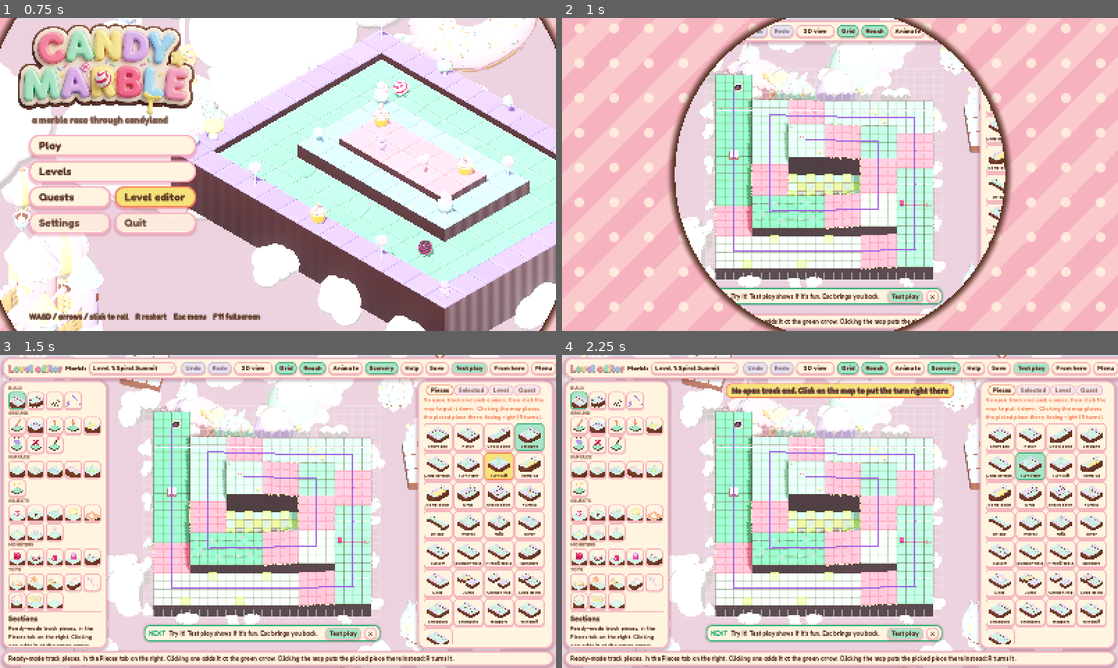
Above: before the commit, frames 1-4 (two rows, left to right).
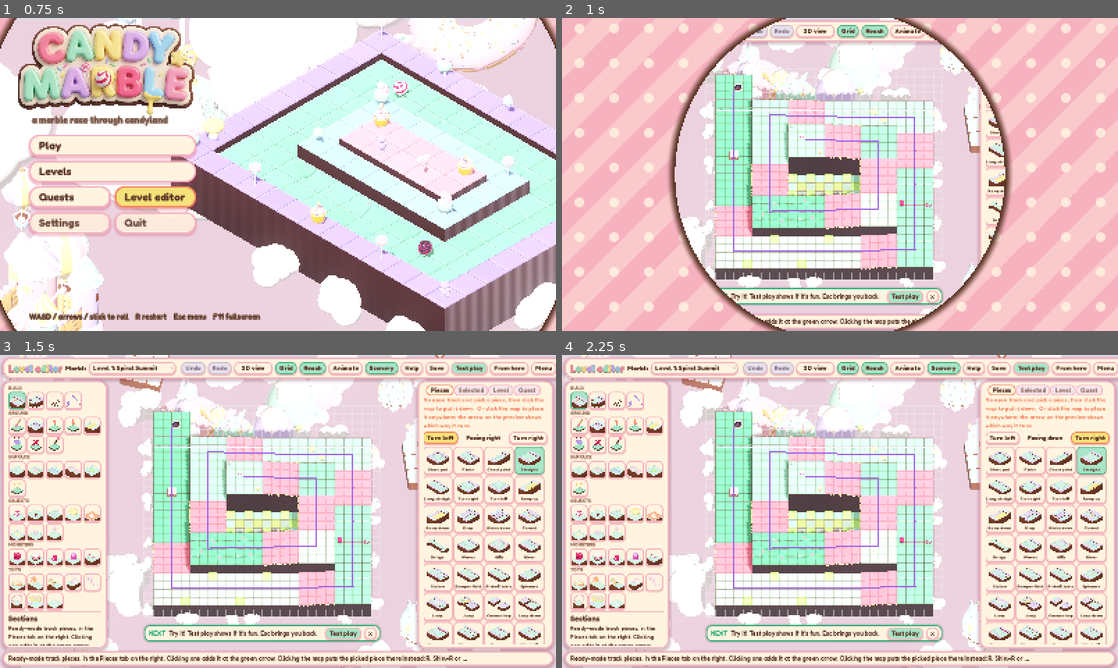
Above: after the commit, the same moments.

Repository: vLX42/candy-marble
Game: Godot game, scene res://scenes/title.tscn
Two runs of this game, one before a commit and one after it. Both use one fixed random seed, a clock stepped at 60 frames per second and the inputs below.
Inputs:
- Up to frame 1 (0.75 s): click "Level editor" at 0.5 s
- Up to frame 2 (1 s): no input
- Up to frame 3 (1.5 s): click "Turn left" at 1.25 s
- Up to frame 4 (2.25 s): click "Turn right" at 2 s

Frame 1 is identical in both runs. In frame 2, 0.7% of the frame differs, in the area x 65-80%, y 27-73%; in frame 3, 10%; in frame 4, 12%, in the area x 29-99%, y 8-98%.

Commit message:
Editor: turn pieces before placing (buttons, R / Shift+R, right click), direction arrow on the preview, overlays drawn double-sided so the preview actually shows

Diff:
--- a/scripts/editor/editor_ui.gd
+++ b/scripts/editor/editor_ui.gd
@@ -45,6 +45,7 @@
 var _tool_name: Label
 var _pieces_note: Label
 var _piece_buttons := {}
+var _facing: Label
 var _probs_box: VBoxContainer
 
 
@@ -313,7 +314,7 @@
 	var right := [
 		["0 - 9", "ground height"],
 		["[ and ]", "brush size"],
-		["R  (Shift+R)", "turn 90 (45) degrees"],
+		["R  (Shift+R)", "turn 90 (45) degrees; pieces: right (left)"],
 		["Shift + click", "place on half tiles"],
 		["Del", "delete the selected thing"],
 		["Ctrl+D", "duplicate it"],
@@ -680,6 +681,17 @@
 	_pieces_note = _label("", true)
 	_pieces_note.add_theme_font_size_override("font_size", 17)
 	box.add_child(_pieces_note)
+	# Turn the piece before clicking it onto the map.
+	var turn := HBoxContainer.new()
+	turn.add_theme_constant_override("separation", 6)
+	box.add_child(turn)
+	turn.add_child(_btn("Turn left", func() -> void: ed.turn_section(-1), "Shift+R"))
+	_facing = _label("")
+	_facing.add_theme_font_override("font", CandyText.FONT_BOLD)
+	_facing.horizontal_alignment = HORIZONTAL_ALIGNMENT_CENTER
+	_facing.size_flags_horizontal = Control.SIZE_EXPAND_FILL
+	turn.add_child(_facing)
+	turn.add_child(_btn("Turn right", func() -> void: ed.turn_section(1), "R or right click"))
 	var g := GridContainer.new()
 	g.columns = 4
 	g.add_theme_constant_override("h_separation", 4)
@@ -709,7 +721,8 @@
 	var dirs := ["right", "down", "left", "up"]
 	_pieces_note.text = ("Click a piece to add it at the green arrow." if has_end
 		else "No open track end: pick a piece, then click the map to put it down.") \
-		+ "  Clicking the map places the picked piece there, facing %s (R turns)." % dirs[ed.section_heading]
+		+ "  Or click the map to place it anywhere; the arrow on the preview shows which way it runs."
+	_facing.text = "Facing %s" % dirs[ed.section_heading]
 	_pieces_note.add_theme_color_override("font_color", Color("#2E8B62") if has_end else Palette.CORAL)
 	for id: String in _piece_buttons:
 		(_piece_buttons[id] as Button).set_pressed_no_signal(ed.tool == "sections" and ed.section_id == id)
--- a/scripts/editor/level_editor.gd
+++ b/scripts/editor/level_editor.gd
@@ -21,7 +21,7 @@
 
 ## [id, label, group, hint]
 const TOOLS := [
-	["sections", "Sections", "Build", "Ready-made track pieces, in the Pieces tab on the right. Clicking one adds it at the green arrow. Clicking the map puts the picked piece there instead; R turns it."],
+	["sections", "Sections", "Build", "Ready-made track pieces, in the Pieces tab on the right. Clicking one adds it at the green arrow. Clicking the map puts the picked piece there instead; R, Shift+R or right click turns it first."],
 	["road", "Road", "Build", "Drag to draw a lane with rails. It keeps the height where you start, opens walls and ramps up or down to meet other ground."],
 	["select", "Select", "Build", "Click a thing to tweak it, drag to move it. Shift snaps to half tiles."],
 	["route", "Path", "Build", "Rival and camera path. Click to add points, right click removes the last."],
@@ -833,6 +833,10 @@
 
 ## Removes whatever is under the cursor (right click).
 func remove_at(tile: Vector2i, f: Vector2) -> void:
+	# With the Sections tool a right click turns the piece instead.
+	if tool == "sections":
+		turn_section(1)
+		return
 	if tool == "route":
 		if not lv.route.is_empty():
 			push_undo()
@@ -934,11 +938,16 @@
 		mark_edited()
 
 
+## Turns the piece that a click would place: +1 clockwise, -1 back.
+func turn_section(dir: int) -> void:
+	section_heading = posmod(section_heading + dir, 4)
+	_update_hover()
+	ui.on_tool_changed()
+
+
 func rotate_selection(step: float = 90.0) -> void:
 	if tool == "sections":
-		section_heading = (section_heading + 1) % 4
-		_update_hover()
-		ui.on_tool_changed()
+		turn_section(1 if step > 0.0 else -1)
 		return
 	var e := selected_extra()
 	if not e.is_empty():
@@ -1592,6 +1601,8 @@
 	m.albedo_color = col
 	m.no_depth_test = on_top
 	m.render_priority = 5 if on_top else 0
+	# Overlays are flat shapes seen from above; never cull their back faces.
+	m.cull_mode = BaseMaterial3D.CULL_DISABLED
 	return m
 
 
@@ -1919,11 +1930,11 @@
 		if v[0] == ".":
 			continue
 		var y: float = (int(v[0]) if v[0].is_valid_int() else res.end[3] if not res.end.is_empty() else tier) * built.step + 0.1
-		var col := Color(Palette.MINT, 0.55)
+		var col := Color("#6FDDB0", 0.72)
 		if not res.ok:
-			col = Color(Palette.RASPBERRY, 0.5)
+			col = Color(Palette.RASPBERRY, 0.65)
 		elif is_ground(c.x, c.y):
-			col = Color(Palette.CORAL, 0.5)
+			col = Color(Palette.CORAL, 0.65)
 		if v[1] in ["S", "G"]:
 			col = Color(Palette.LEMON, 0.8)
 		var x0 := c.x * TILE + 0.06
@@ -1933,6 +1944,20 @@
 		for p in [Vector3(x0, y, z0), Vector3(x1, y, z0), Vector3(x1, y, z1), Vector3(x0, y, z0), Vector3(x1, y, z1), Vector3(x0, y, z1)]:
 			im.surface_set_color(col)
 			im.surface_add_vertex(p)
+	# Arrow along the lane: the way the marble will roll through the piece.
+	var c0 := TrackPieces.world(_section_origin(_hover, section_heading), section_heading, 0.0, 2.5)
+	var y0 := _section_tier(_hover) * built.step + 0.25
+	var base := Vector3((c0.x + 0.5) * TILE, y0, (c0.y + 0.5) * TILE)
+	var fv: Vector2i = TrackPieces.F[section_heading]
+	var lv2: Vector2i = TrackPieces.L[section_heading]
+	var fwd := Vector3(fv.x, 0, fv.y)
+	var side := Vector3(lv2.x, 0, lv2.y)
+	var arrow_col := Color("#1E8F5E")
+	for p in [base + side * 0.5, base + fwd * 3.0 + side * 0.5, base + fwd * 3.0 - side * 0.5,
+			base + side * 0.5, base + fwd * 3.0 - side * 0.5, base - side * 0.5,
+			base + fwd * 2.4 + side * 1.6, base + fwd * 4.6, base + fwd * 2.4 - side * 1.6]:
+		im.surface_set_color(arrow_col)
+		im.surface_add_vertex(p)
 	im.surface_end()
 	_ghost_mesh.mesh = im
 	_ghost_mesh.visible = true
@@ -2147,6 +2172,8 @@
 			test_play()
 	elif k == KEY_TAB:
 		toggle_view()
+	elif k == KEY_R and tool == "sections":
+		turn_section(-1 if key.shift_pressed else 1)
 	elif k == KEY_R:
 		rotate_selection(45.0 if key.shift_pressed else 90.0)
 	elif k == KEY_DELETE or k == KEY_BACKSPACE:
--- a/tests/sections_test.gd
+++ b/tests/sections_test.gd
@@ -84,6 +84,19 @@
 		if x.type == "enemy":
 			e += 1
 	_check("monster sections bring their monsters", e == 2, "%d sweepers" % e)
+	# Turning a piece before placing it: buttons, R / Shift+R and right click.
+	ed.set_tool("sections")
+	ed.section_heading = 0
+	ed.turn_section(1)
+	var after_right: int = ed.section_heading
+	ed.turn_section(-1)
+	ed.turn_section(-1)
+	var after_left: int = ed.section_heading
+	var extras_before: int = ed.lv.extras.size()
+	ed.remove_at(Vector2i(3, 3), Vector2(3.5, 3.5))
+	_check("pieces turn right, left and on right click (without deleting anything)",
+		after_right == 1 and after_left == 3 and ed.section_heading == 0 and ed.lv.extras.size() == extras_before,
+		"%d %d %d" % [after_right, after_left, ed.section_heading])
 	# A piece placed with a click, facing down.
 	ed.section_id = "straight"
 	ed.section_heading = 1
